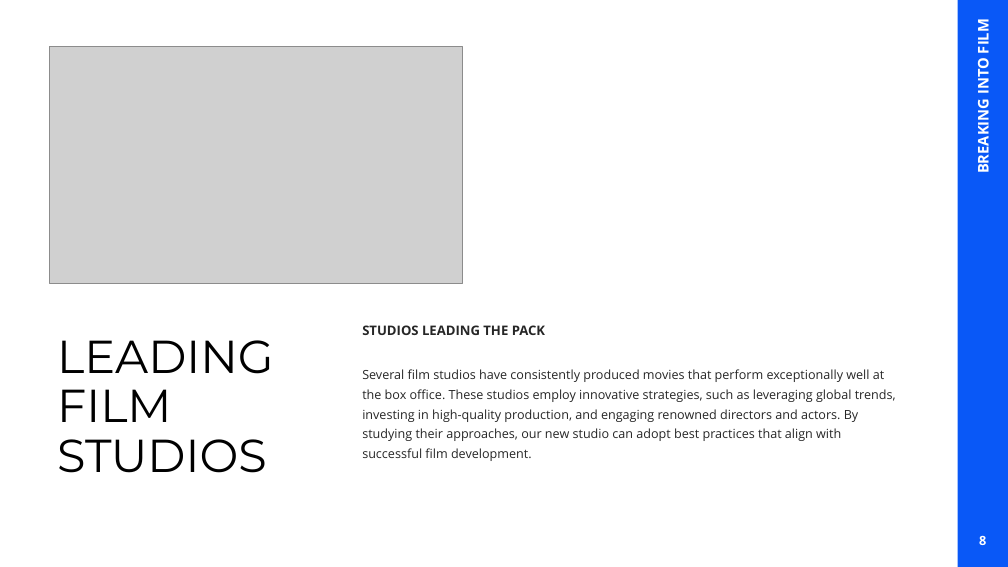
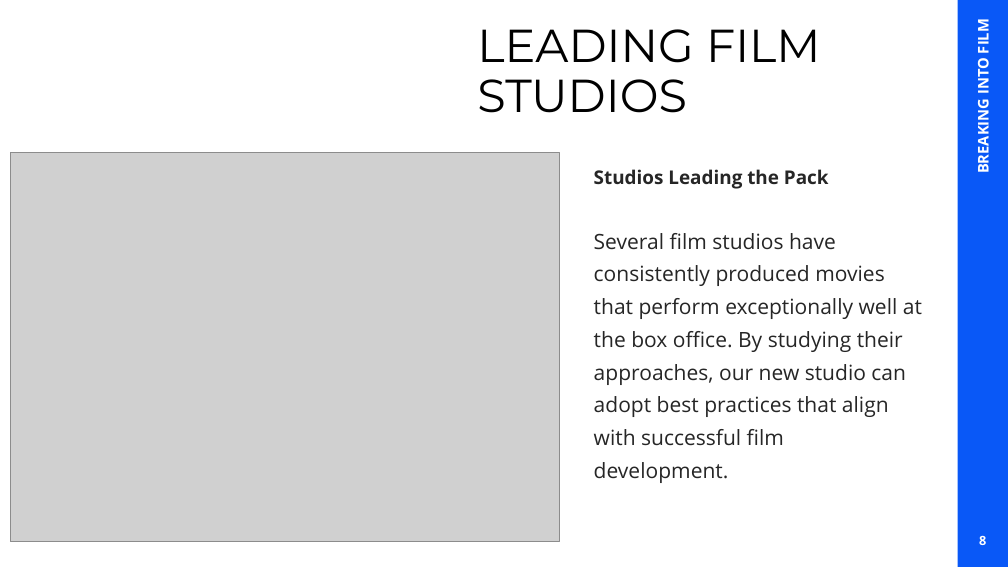
Before and after one commit to mikabenson/PHASE2_PROJECT-inferential-statistics-, a slide deck: slide 8 of Phase 2 Project_Group 5.pptx. Drawn at 1008x567 pixels with LibreOffice and Linux fonts; fonts in the diff are those of the drawing; grey boxes stand for pictures. Boxes give left, top, right and bottom in pixels: in the first picture for what was removed or moved away, otherwise in the second. Text is boxed around its words. In the diff, an @@ line names an element or a change of style, - is before the commit and + after.

```diff
--- a/Phase 2 Project_Group 5.pptx
+++ b/Phase 2 Project_Group 5.pptx
@@ title "LEADING FILM STUDIOS" rewrapped from (57,340,274,473) to (477,29,821,113) @@
@@ picture removed at (50,47,463,284) @@
@@ picture added at (10,152,559,541) @@
@@ text at (594,169,829,189): text changed; size 12.5 to 18 pt @@
-STUDIOS LEADING THE PACK
+Studios Leading the Pack
@@ text at (594,233,922,483): text changed; size 12 to 20 pt @@
-Several film studios have consistently produced movies that perform exceptionally well at the box office. These studios employ innovative strategies, such as leveraging global trends, investing in high-quality production, and engaging renowned directors and actors. By studying their approaches, our new studio can adopt best practices that align with successful film development.
+Several film studios have consistently produced movies that perform exceptionally well at the box office. By studying their approaches, our new studio can adopt best practices that align with successful film development.
```
Also in this commit, not shown: 13 other slides changed, 3 slides added, 1 slide removed, 2 other files.
